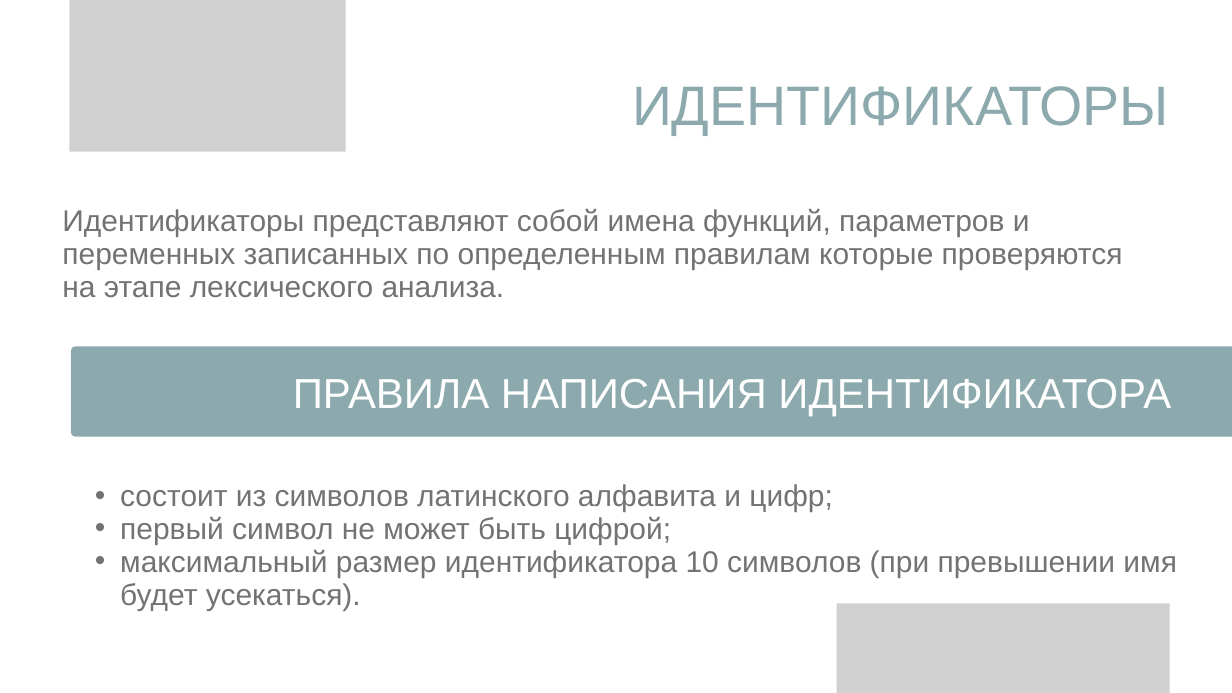
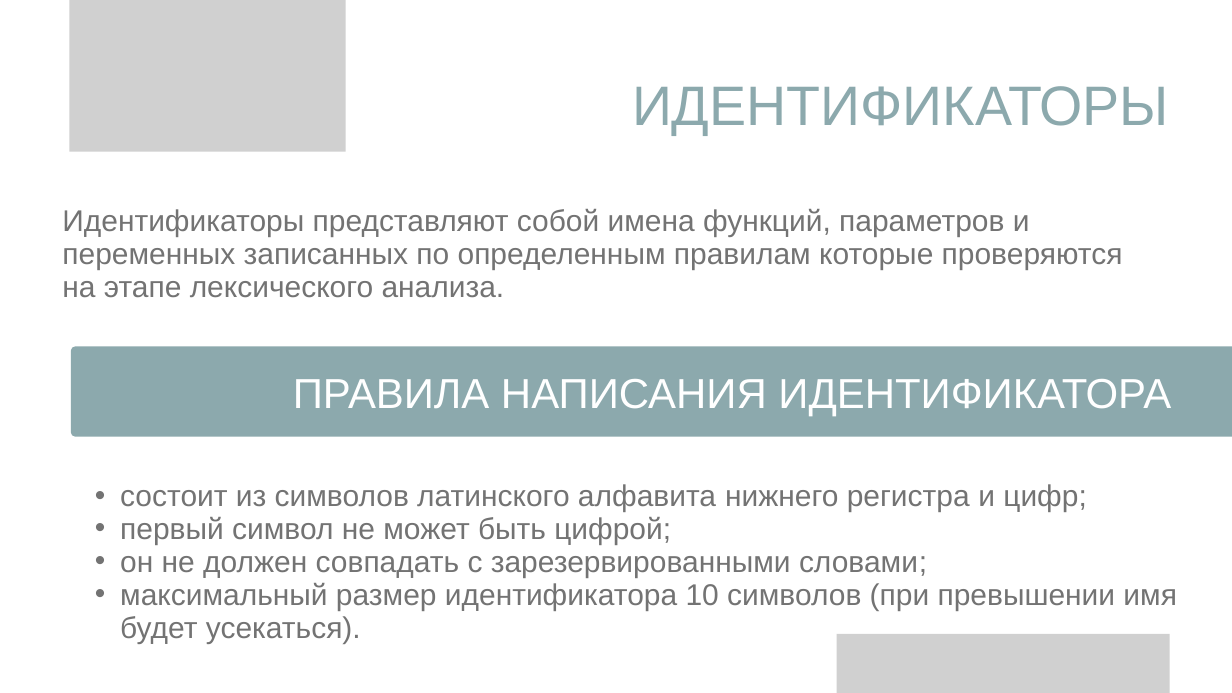
Before and after one commit to N1i2/SNE-2023, a slide deck: slide 8 of Язык программирования.pptx. Drawn at 1232x693 pixels with LibreOffice and Linux fonts; fonts in the diff are those of the drawing; grey boxes stand for pictures. Boxes give left, top, right and bottom in pixels: in the first picture for what was removed or moved away, otherwise in the second. Text is boxed around its words. In the diff, an @@ line names an element or a change of style, - is before the commit and + after.

```diff
--- a/Язык программирования.pptx
+++ b/Язык программирования.pptx
@@ text at (x1=120, y1=484, x2=1086, y2=512): text changed @@
-  • состоит из символов латинского алфавита и цифр;
+  • состоит из символов латинского алфавита нижнего регистра и цифр;
@@ text at (x1=120, y1=556, x2=927, y2=577): paragraph added @@
+  • он не должен совпадать с зарезервированными словами;
@@ picture resized from (x1=837, y1=603, x2=1169, y2=693) to (x1=837, y1=634, x2=1169, y2=693) @@
```
Also in this commit, not shown: 3 other slides changed, 1 slide added, 36 other files.
